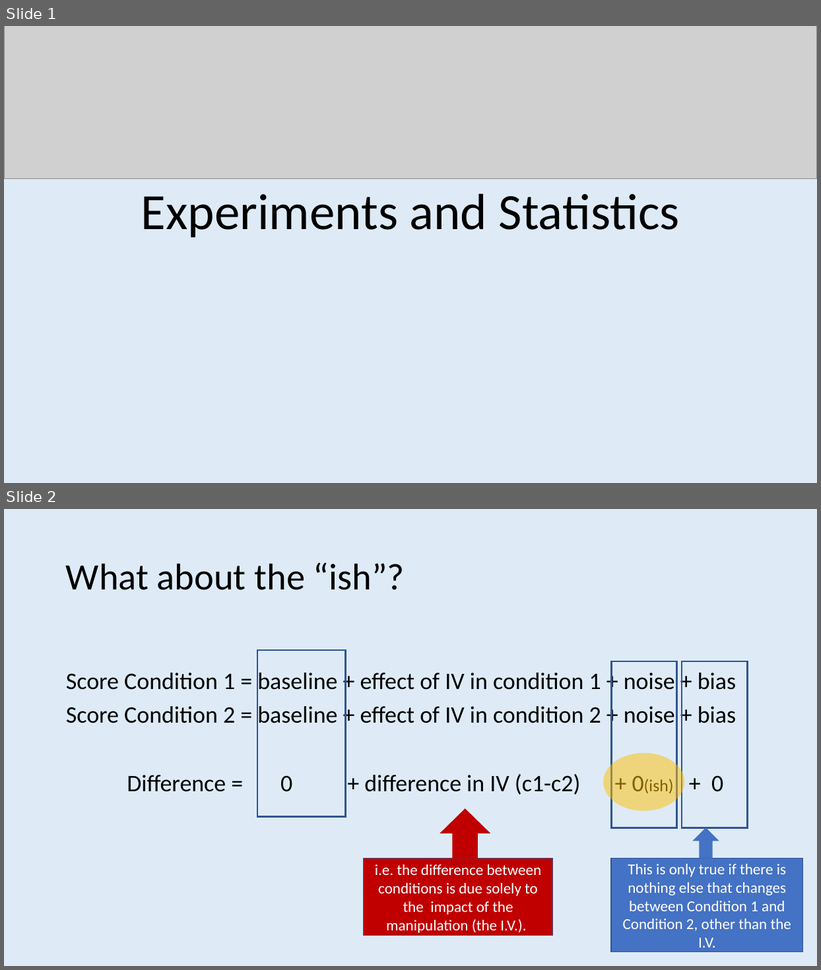
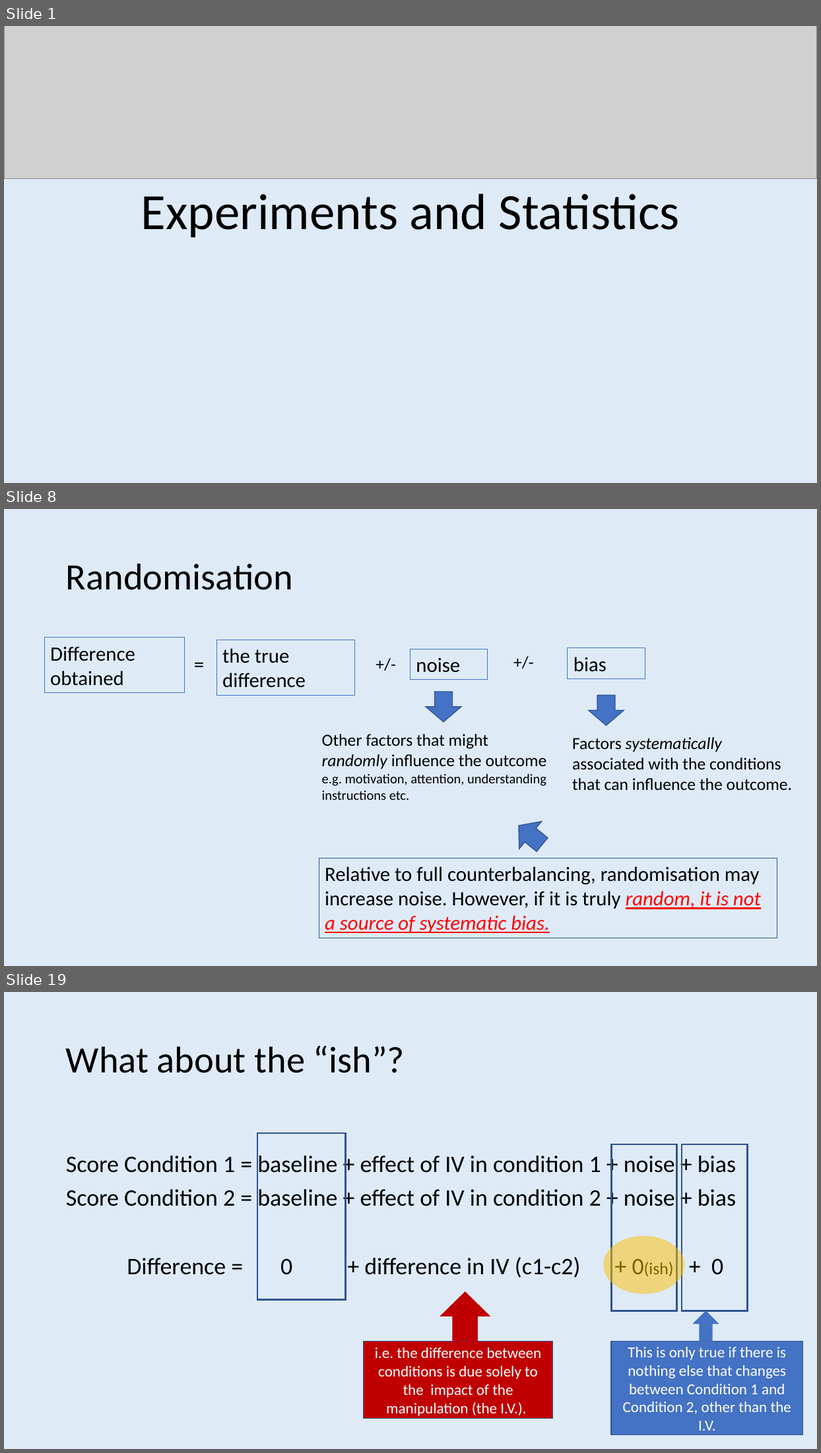
Before and after one commit to ajwills72/rmhealth-found, a slide deck: docs/lecture_4.pptx. Shown one above the other, each under a label of ours: slides 1 and 2 before the commit, slides 1, 8 and 19 after it; the slides between them are not shown. The pictures are 821x970 and 821x1453 pixels, drawn with LibreOffice and Linux fonts; fonts in the diff are those of the drawing; grey boxes stand for pictures. Boxes give left, top, right and bottom in pixels: in the first picture for what was removed or moved away, otherwise in the second. Text is boxed around its words. In the diff, an @@ line names an element or a change of style, - is before the commit and + after.

Commit message:
Minor update

```diff
--- a/docs/lecture_4.pptx
+++ b/docs/lecture_4.pptx
@@ slide 8 added at <box>4,509,817,966</box>, background #DEEBF7 @@
@@ title added at <box>66,563,293,590</box>, 44 pt, text #000000 @@
+Randomisation
@@ rectangle added at <box>44,638,185,693</box>, outline #4472C4 0.75 pt, 24 pt, text #000000 @@
+Difference obtained
@@ rectangle added at <box>217,640,355,696</box>, outline #4472C4 0.75 pt, 24 pt, text #000000 @@
+the true difference
@@ text added at <box>188,648,217,679</box>, 24 pt, text #000000 @@
+=
@@ text added at <box>370,650,411,677</box>, 20 pt, text #000000 @@
++/-
@@ rectangle added at <box>411,649,488,679</box>, outline #4472C4 0.75 pt, 24 pt, text #000000 @@
+noise
@@ text added at <box>508,648,548,675</box>, 20 pt, text #000000 @@
++/-
@@ rectangle added at <box>568,648,645,679</box>, outline #4472C4 0.75 pt, 24 pt, text #000000 @@
+bias
@@ down arrow added at <box>426,692,461,722</box>, fill #4472C4, outline #325491 1 pt @@
@@ down arrow added at <box>589,695,624,725</box>, fill #4472C4, outline #325491 1 pt @@
@@ text added at <box>322,734,547,800</box>, 16 pt, text #000000 @@
+Other factors that might randomly influence the outcome
+e.g. motivation, attention, understanding instructions etc.
@@ text added at <box>572,737,792,790</box>, 20 pt, text #000000 @@
+Factors systematically associated with the conditions that can influence the outcome.
@@ down arrow added at <box>508,812,553,859</box>, fill #4472C4, outline #325491 1 pt @@
@@ rectangle added at <box>319,859,778,939</box>, outline #325491 0.75 pt, 24 pt, text #000000 @@
+Relative to full counterbalancing, randomisation may increase noise. However, if it is truly random, it is not a source of systematic bias.
@@ what was slide 2 is now slide 19 @@
```
Also in this commit, not shown: 17 other slides added, 9 slides removed.
